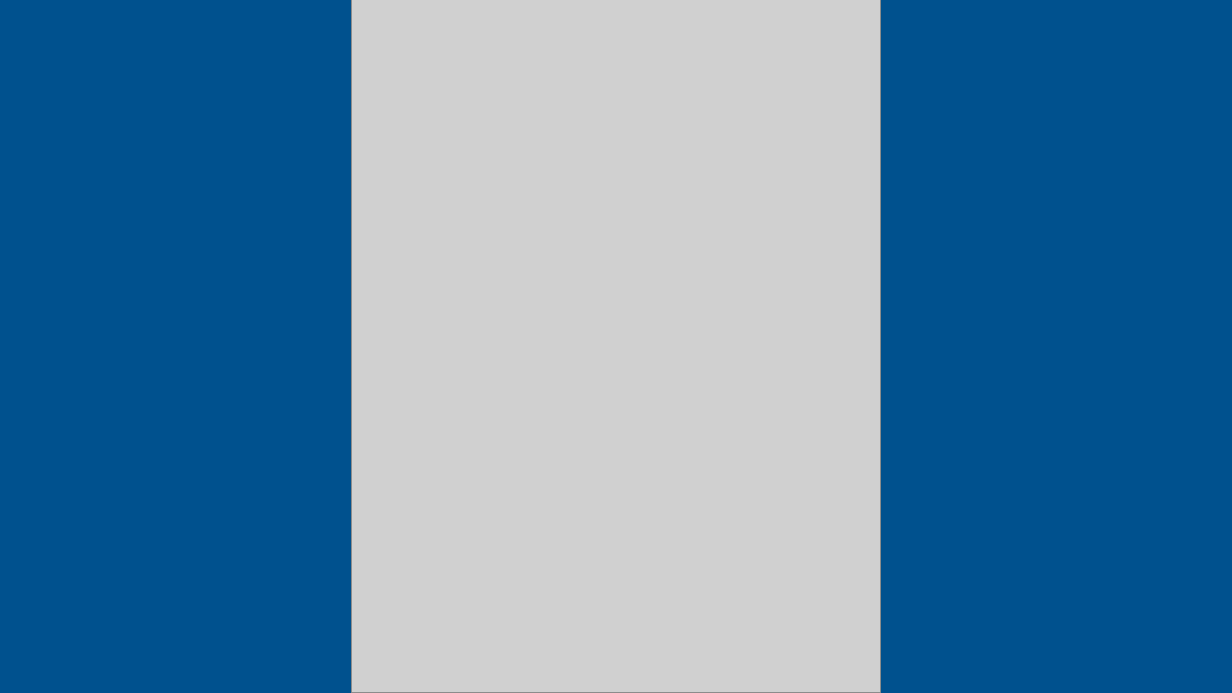
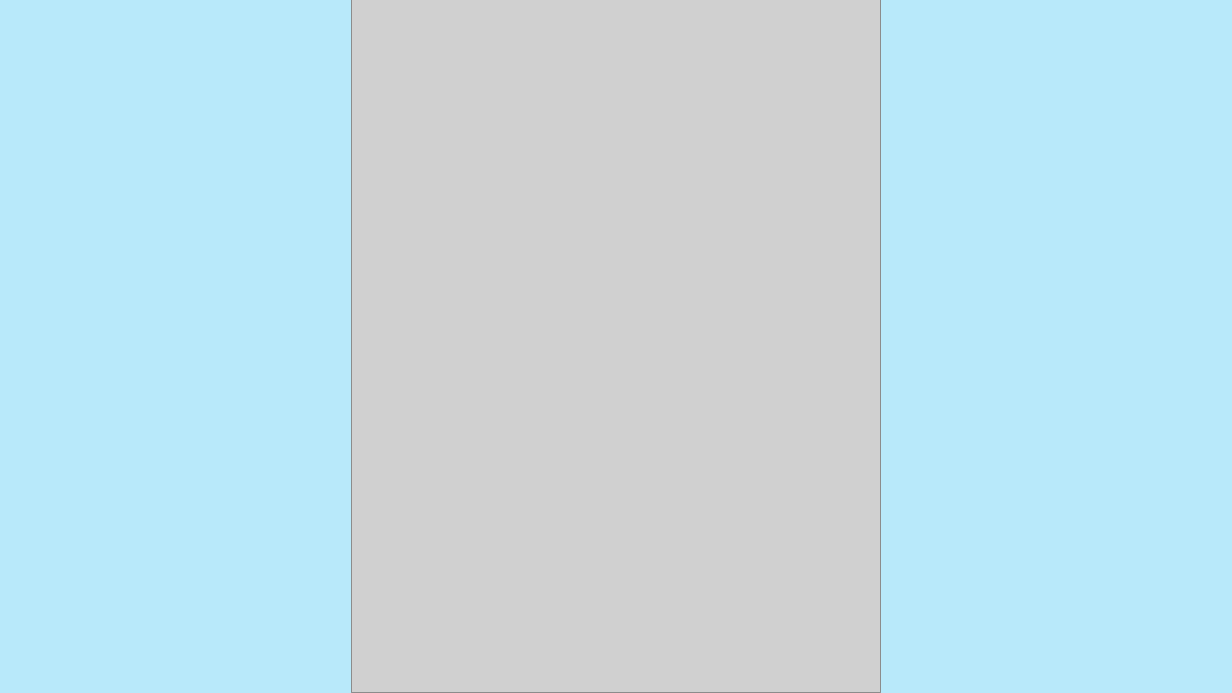
Before and after one commit to StephenCleary/Presentations, a slide deck: slide 3 of Designing Application Protocols for TCPIP/Protocol Design.pptx. Drawn at 1232x693 pixels with LibreOffice and Linux fonts; fonts in the diff are those of the drawing; grey boxes stand for pictures. Boxes give left, top, right and bottom in pixels: in the first picture for what was removed or moved away, otherwise in the second. Text is boxed around its words. In the diff, an @@ line names an element or a change of style, - is before the commit and + after.

```diff
--- a/Designing Application Protocols for TCPIP/Protocol Design.pptx
+++ b/Designing Application Protocols for TCPIP/Protocol Design.pptx
@@ background #00518E to #B8E9FA @@
```
Also in this commit, not shown: 44 other slides changed, 2 slides added, 1 slide removed, 15 other files.
